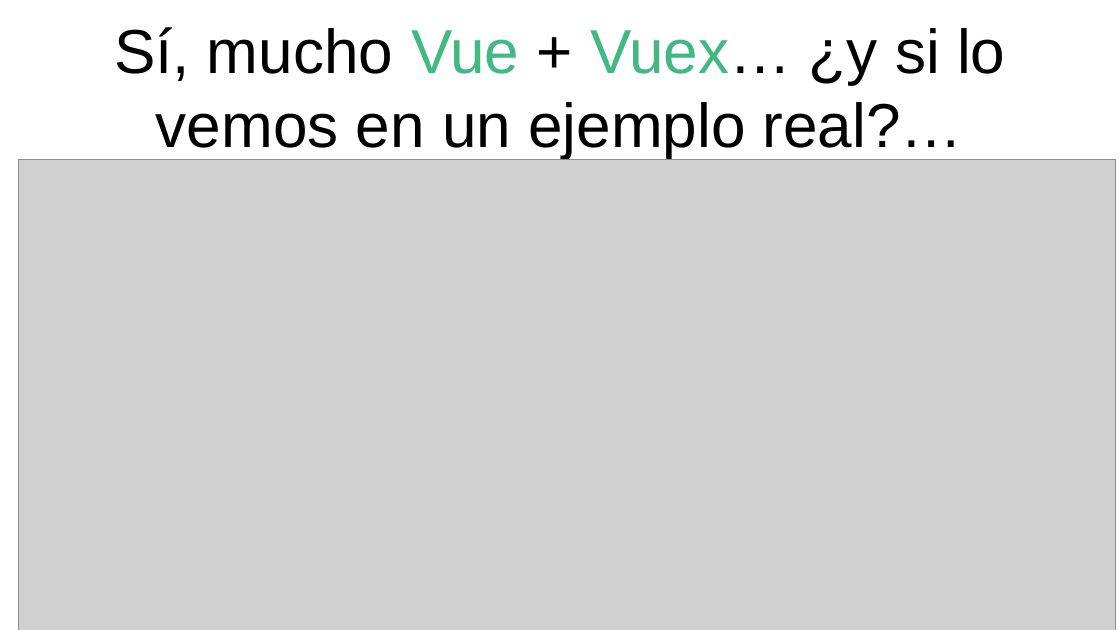
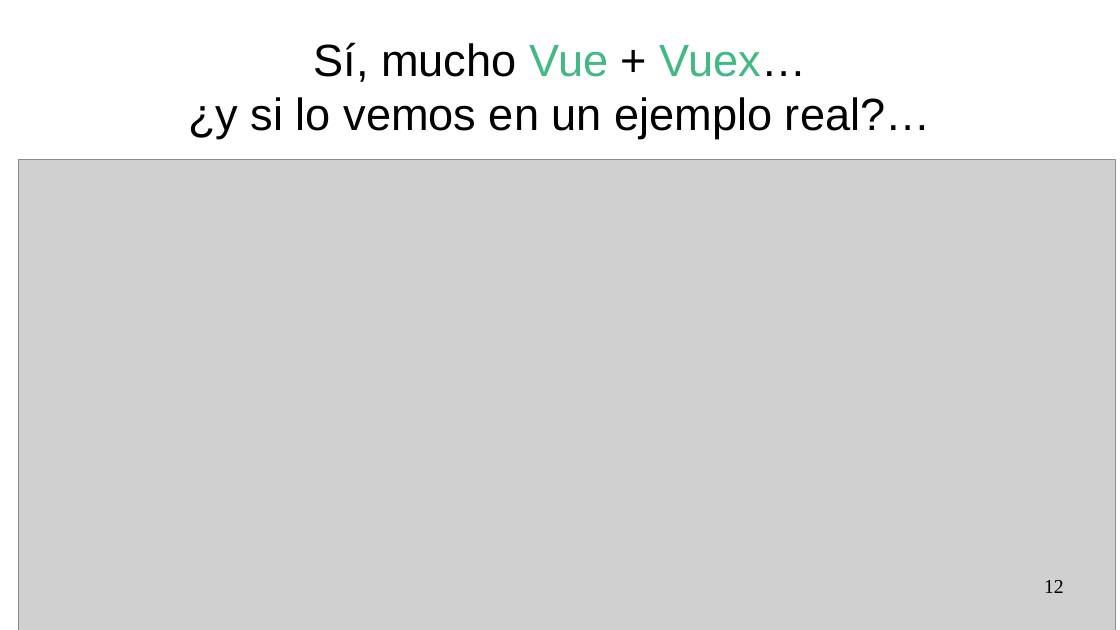
Before and after one commit to xino1010/vue-nest-arduino, a slide deck: slide 12 of presentacion/presentacion.odp. Drawn at 1120x630 pixels with LibreOffice and Linux fonts; fonts in the diff are those of the drawing; grey boxes stand for pictures. Boxes give left, top, right and bottom in pixels: in the first picture for what was removed or moved away, otherwise in the second. Text is boxed around its words. In the diff, an @@ line names an element or a change of style, - is before the commit and + after.

```diff
--- a/presentacion/presentacion.odp
+++ b/presentacion/presentacion.odp
@@ title "Sí, mucho Vue + Vuex… ..." at box(188, 42, 931, 139): size 44 to 32 pt @@
@@ page number added at box(1044, 580, 1064, 593), 14 pt, text #000000 @@
+12
```
Also in this commit, not shown: 13 other slides changed, 2 slides added, 1 slide removed, 9 other files.
